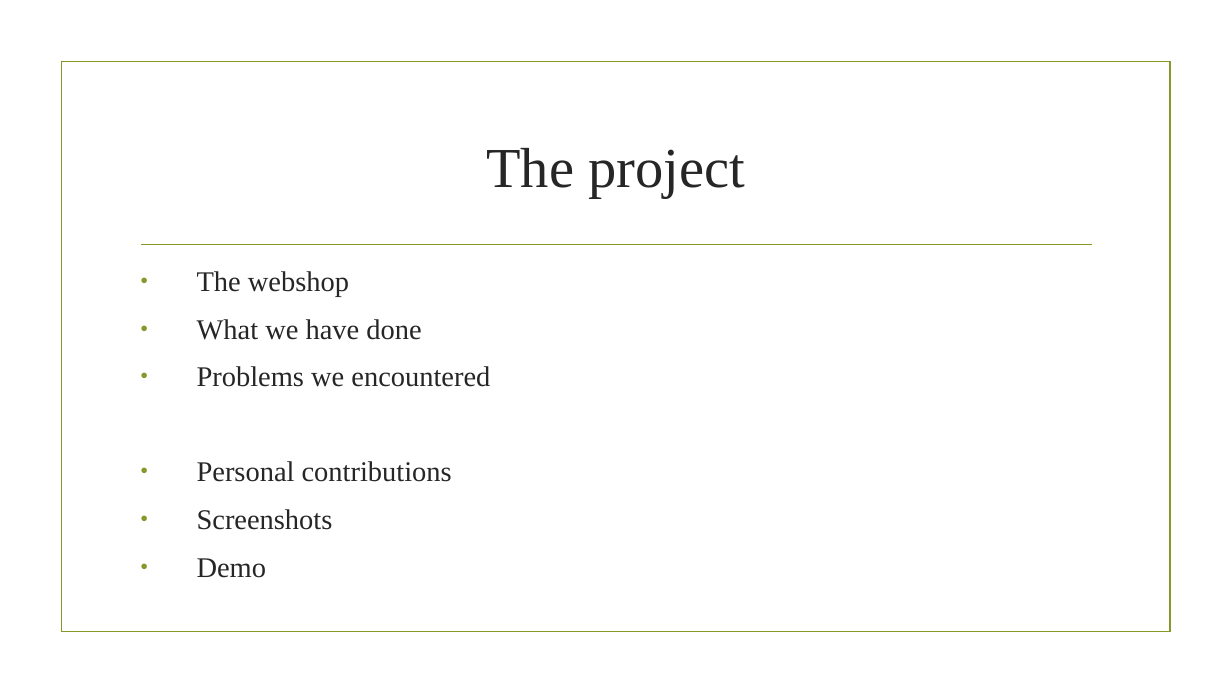
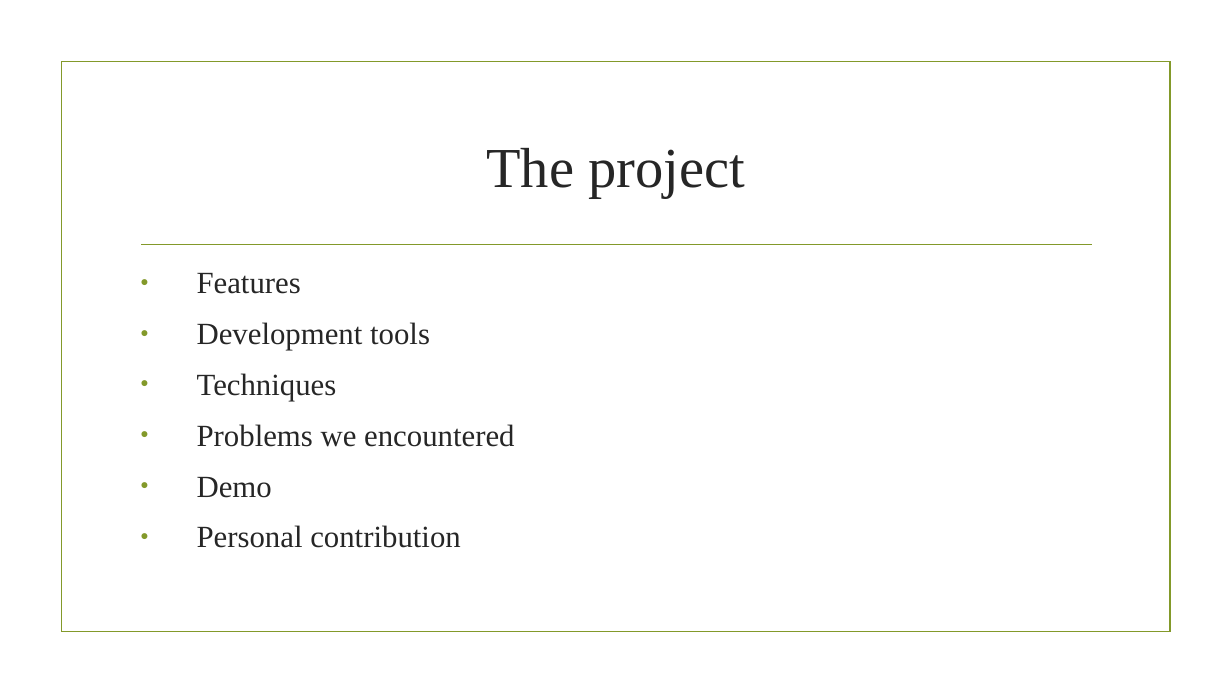
Before and after one commit to Pbdekeijzer/Project5-6, a slide deck: slide 2 of Presentatie/presentatie project 2 eerste fase.pptx. Drawn at 1232x693 pixels with LibreOffice and Linux fonts; fonts in the diff are those of the drawing; background and template pictures are left out. Boxes give left, top, right and bottom in pixels: in the first picture for what was removed or moved away, otherwise in the second. Text is boxed around its words. In the diff, an @@ line names an element or a change of style, - is before the commit and + after.

```diff
--- a/Presentatie/presentatie project 2 eerste fase.pptx
+++ b/Presentatie/presentatie project 2 eerste fase.pptx
@@ text at [197, 273, 430, 401]: text changed; size 22.2 to 24 pt @@
-● The webshop
-● What we have done
+● Features
+● Development tools
+● Techniques
@@ text at [197, 424, 514, 498]: size 22.2 to 24 pt in "Problems we encountered", "Demo" @@
@@ text at [197, 461, 452, 530]: paragraphs removed @@
-● Personal contributions
-● Screenshots
@@ text at [197, 525, 461, 548]: paragraph added @@
+● Personal contribution
```
Also in this commit, not shown: 3 other slides changed, 5 slides added, 5 slides removed.
